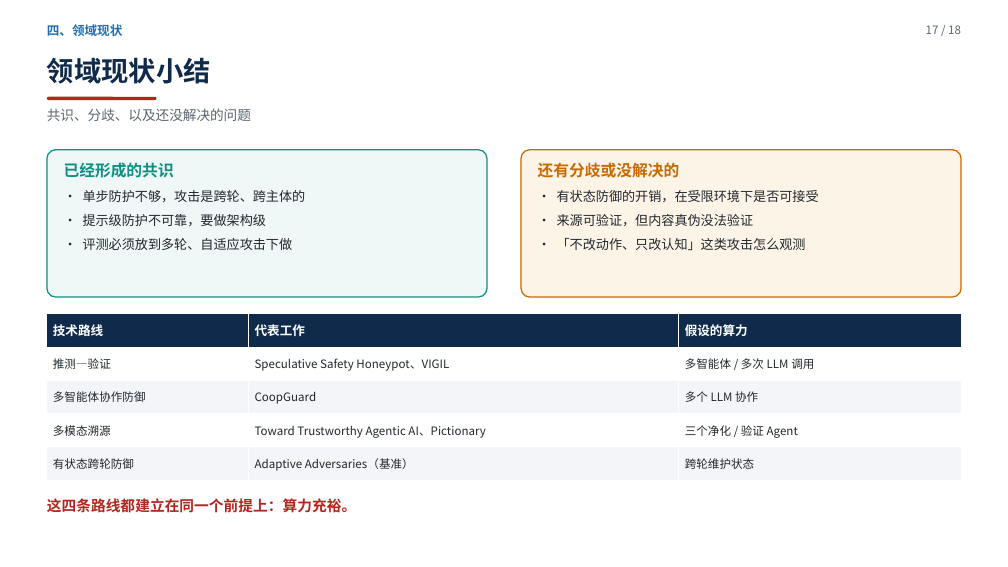
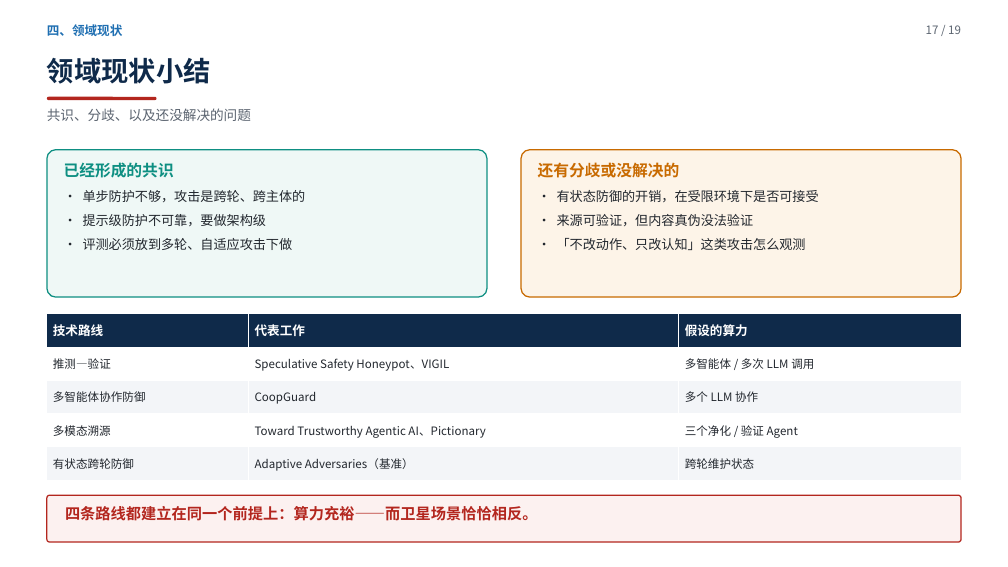
Before and after one commit to yiiiiiii1/multi-agent-remote-sensing, a slide deck: slide 17 of 阶段2-卫星多智能体防御/presentations/新方向调研汇报.pptx. Drawn at 1008x567 pixels with LibreOffice and Linux fonts; fonts in the diff are those of the drawing. Boxes give left, top, right and bottom in pixels: in the first picture for what was removed or moved away, otherwise in the second. Text is boxed around its words. In the diff, an @@ line names an element or a change of style, - is before the commit and + after.

Commit message:
采纳审核意见：P3 加默认场景声明、P9 补 Observer 数据、P13 去重复横幅、P11/P14 精简、P17 算力改强调框、代码块换正文字体、P1 加姓名位；新增 P18 四条核心发现（共19页）

```diff
--- a/阶段2-卫星多智能体防御/presentations/新方向调研汇报.pptx
+++ b/阶段2-卫星多智能体防御/presentations/新方向调研汇报.pptx
@@ text at [926,25,961,34]: text changed @@
-17 / 18
+17 / 19
@@ rounded rectangle added at [47,495,961,542], fill #FCF1F0, outline #B3261E 1.2 pt @@
@@ text at [65,506,538,521]: text changed; size 14 to 14.5 pt @@
-这四条路线都建立在同一个前提上：算力充裕。
+四条路线都建立在同一个前提上：算力充裕——而卫星场景恰恰相反。
```
Also in this commit, not shown: 17 other slides changed, 1 slide added, 4 other files.
